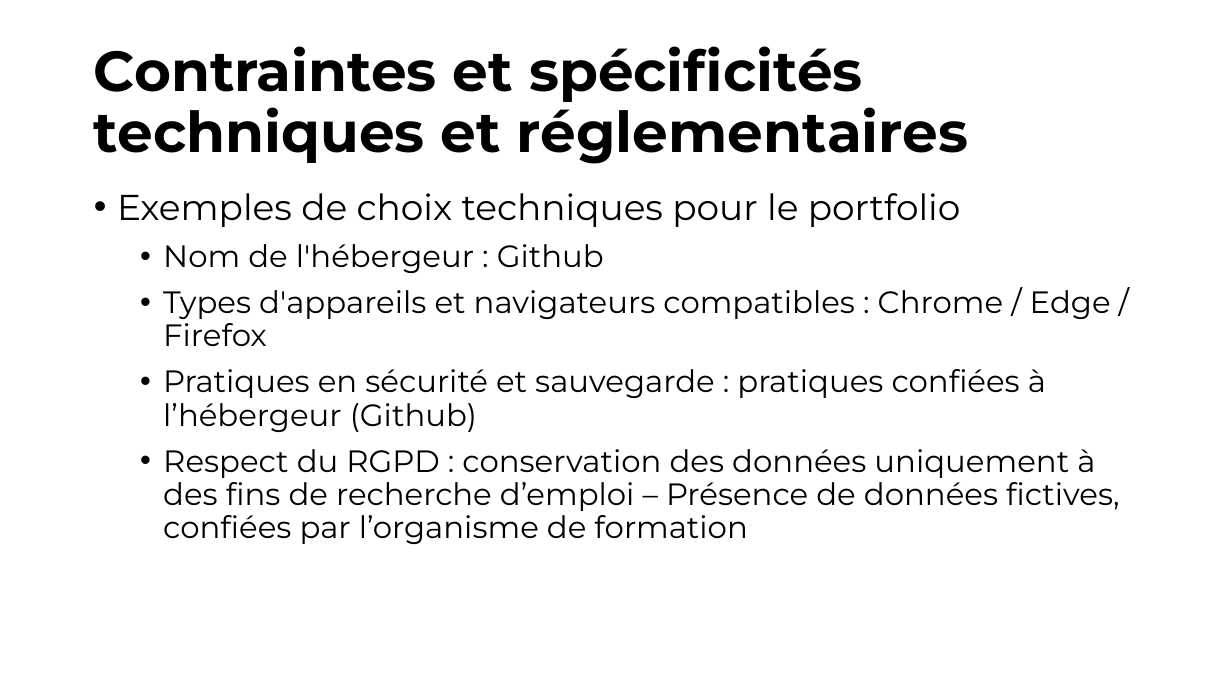
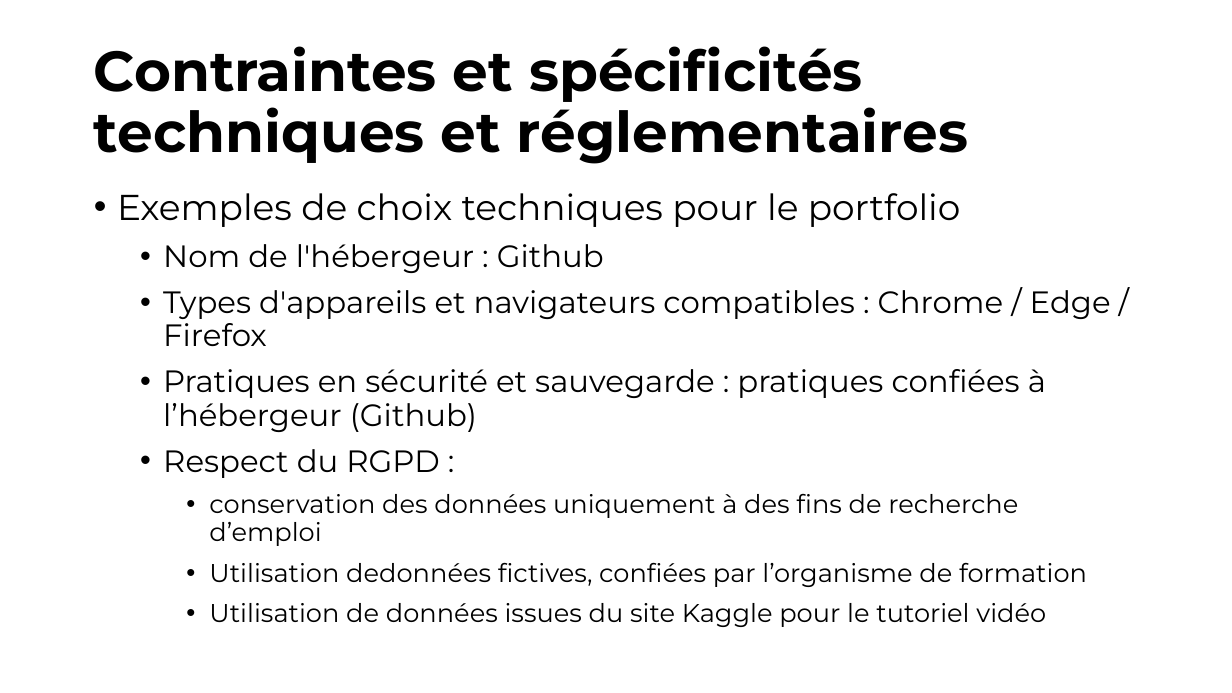
Before and after one commit to MarineM-git/Openclassrooms-BusinessIntelligenceAnalyst, a slide deck: slide 8 of Projet11/CahierDesCharges-fonctionnel.pptx. Drawn at 1232x693 pixels with LibreOffice and Linux fonts; fonts in the diff are those of the drawing. Boxes give left, top, right and bottom in pixels: in the first picture for what was removed or moved away, otherwise in the second. Text is boxed around its words. In the diff, an @@ line names an element or a change of style, - is before the commit and + after.

```diff
--- a/Projet11/CahierDesCharges-fonctionnel.pptx
+++ b/Projet11/CahierDesCharges-fonctionnel.pptx
@@ text at [163,449,1087,627]: text changed; size 24 to 20 pt @@
-  • Respect du RGPD : conservation des données uniquement à des fins de recherche d’emploi – Présence de données fictives, confiées par l’organisme de formation
+  • Respect du RGPD :
+    • conservation des données uniquement à des fins de recherche d’emploi
+    • Utilisation dedonnées fictives, confiées par l’organisme de formation
+    • Utilisation de données issues du site Kaggle pour le tutoriel vidéo
```
Also in this commit, not shown: 6 other slides changed.
